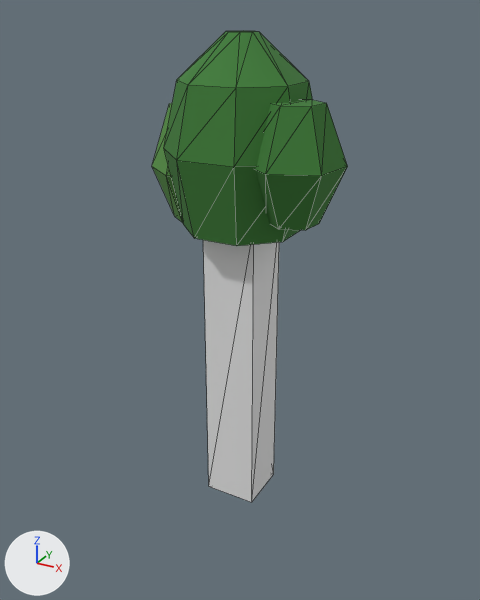
The glTF model assets/models/tree.glb as it was, and as the next commit left it.
The view is the same before and after, from a 50 mm lens placed at (1.83, -3.37, 3.09), pointed at (0.0, -0.03, 1.42). The axes (+X, +Y, +Z) are drawn at lower left. The lights are the same throughout. The picture after the commit comes second. Mesh edges are drawn as thin lines. Where no turn or scale is listed for an object, it has been applied to the vertices. Vertices at exactly the same position are counted once.

The scene before the commit, as lines of its bpy script (objects in view):
```python
me_prop_tree_col = bpy.data.meshes.new('prop_tree_col')
me_prop_tree_col.from_pydata(...)  # a box spanning x -0.17..0.17, y -0.17..0.17, z 0.0..1.95
me_prop_tree_lod0 = bpy.data.meshes.new('prop_tree_lod0')
me_prop_tree_lod0.from_pydata(...)  # 184 vertices, 340 faces; spans x -0.64..0.64, y -0.41..0.41, z 0.0..2.97
# faces by material slot: [216, 92, 32]
me_prop_tree_lod0.materials.append(mat_m_wood)  # brown #6b4423
me_prop_tree_lod0.materials.append(mat_m_leaf)  # dark green #3a7a33
me_prop_tree_lod0.materials.append(mat_m_leaf_light)  # green #548f42
ob_prop_tree_col = bpy.data.objects.new('prop_tree_col', me_prop_tree_col)
ob_prop_tree_col.location = (-0.005, 0.0, 0.0)
ob_prop_tree_lod0 = bpy.data.objects.new('prop_tree_lod0', me_prop_tree_lod0)
ob_prop_tree_lod0.location = (0.0, 0.0, 0.0)
```
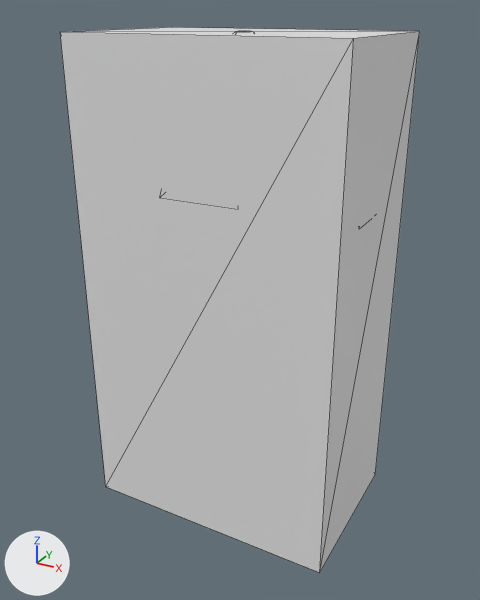
What the commit changed:
Material 'm_leaf_dark' (mat_m_leaf_dark) is new.
Its base color is (0.0252, 0.125, 0.0203) (dark green #2c6327).
Its roughness is 0.95.
me_prop_tree_col is used by ob_prop_tree_col; location (-0.005, 0.0, 0.0).
me_prop_tree_col had 8 vertices, 12 faces and spanned x -0.17..0.17, y -0.17..0.17, z 0.0..1.95.
me_prop_tree_col now has 8 vertices, 12 faces and spans x -0.81..0.81, y -0.52..0.52, z 0.0..2.97.
me_prop_tree_col part 1: the whole mesh is scaled about the mesh origin by (4.77, 3.06, 1.52).
me_prop_tree_lod0 is used by ob_prop_tree_lod0; location (0.0, 0.0, 0.0).
me_prop_tree_lod0 had 184 vertices, 340 faces and spanned x -0.64..0.64, y -0.41..0.41, z 0.0..2.97.
me_prop_tree_lod0 now has 146 vertices, 264 faces and spans x -0.81..0.81, y -0.52..0.52, z 0.0..2.97.
me_prop_tree_lod0 part 2: the loose piece of 32 vertices spanning x -0.43..0.42, y -0.41..0.41, z 1.88..2.97 is rebuilt with 32 vertices and now spans x -0.57..0.58, y -0.52..0.52, z 2.01..2.97.
me_prop_tree_lod0 part 3: the loose piece of 18 vertices spanning x -0.64..-0.13, y -0.17..0.37, z 1.86..2.56 is rebuilt with 28 vertices and now spans x -0.81..-0.04, y -0.28..0.46, z 1.9..2.58, in mat_m_leaf_dark (dark green #2c6327).
me_prop_tree_lod0 part 4: the loose piece of 18 vertices spanning x 0.13..0.64, y -0.4..0.14, z 2.0..2.64 is rebuilt with 28 vertices and now spans x 0.01..0.81, y -0.48..0.28, z 1.96..2.62, in mat_m_leaf_light (green #55953f).
Other edits to the shape of me_prop_tree_lod0 do not show in these pictures.
me_prop_tree_lod0 gains material mat_m_leaf_dark (dark green #2c6327).
Object 'prop_tree_col' (ob_prop_tree_col) moves from (-0.005, 0.0, 0.0) to (0.0, 0.0, 0.0).

Changed parts and their boxes [x1, y1, x2, y2] in the pictures (480 x 600 px):
'prop_tree_col', moved, rescaled
    before: [203, 240, 279, 502]
    after: [60, 27, 420, 573]
'prop_tree_lod0', reshaped (not visible afterwards)
    before: [152, 31, 348, 246]
part 2 of me_prop_tree_lod0, rebuilt (not visible afterwards)
    before: [164, 31, 313, 246]
part 3 of me_prop_tree_lod0, rebuilt (not visible afterwards)
    before: [152, 103, 183, 223]
part 4 of me_prop_tree_lod0, rebuilt (not visible afterwards)
    before: [255, 100, 348, 230]
